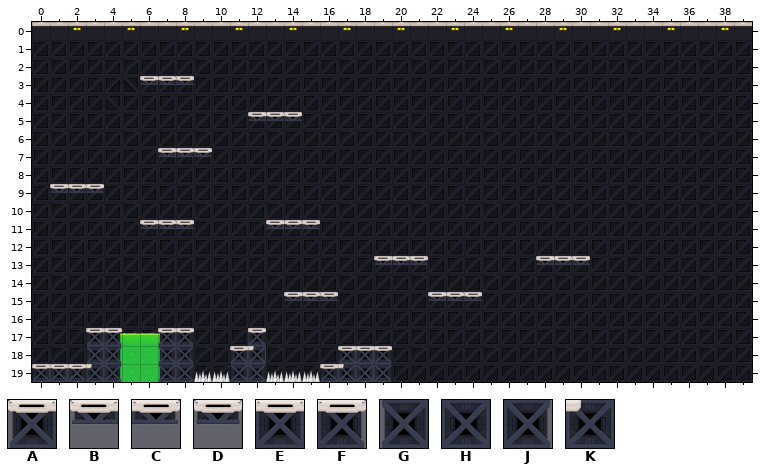
Tiled map, stored at Resources/maps/map.tmx. Above is the file before it was changed.
Cells are 256x256 px. Shown: x 0..39, y 0..19.
Key: from "tiles": A 12, B 15, C 16, D 17, E 18, F 19, G 20, H 21, J 22, K 23.
_ is an empty cell.
Layers that did not change in this view are not listed.
Layer "walk" before, first column x 0:
 0 ___________________________
 1 ___________________________
 2 ___________________________
 3 ______BDC__________________
 4 ___________________________
 5 ____________BDC____________
 6 ___________________________
 7 _______BDC_________________
 8 ___________________________
 9 _BDC_______________________
10 ___________________________
11 ______BDC____BDC___________
12 ___________________________
13 ___________________BDC_____
14 ___________________________
15 ______________BDC_____BDC__
The same view after the edit:
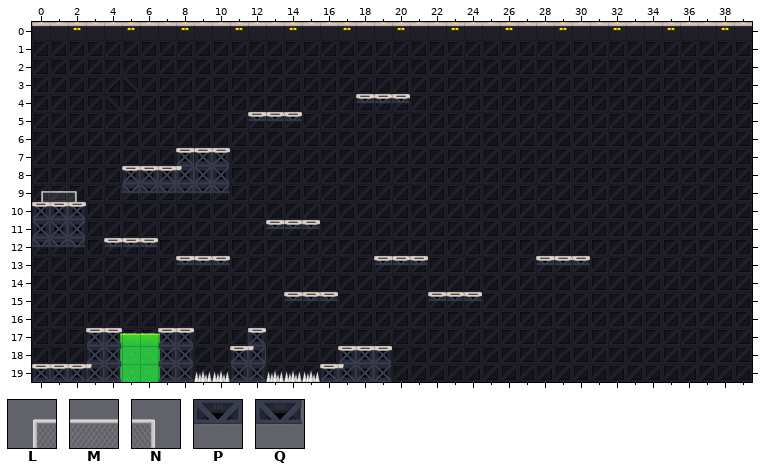
Further tiles: from "tiles": L 8, M 9, N 10, P 13, Q 14.
Tiles of an added or newly shown layer are drawn over the layers below it.
Changes in this commit:
Layer "walk":
y 3: x 6..8 BDC -> ___
y 4: x 18..20 ___ -> BDC
y 7: x 7..10 BDC_ -> _AAF
y 8: x 5..10 ______ -> AEEKHJ
y 9: x 1..3 BDC -> ___; x 5..10 ______ -> PPPPPQ
y 10: x 0..2 ___ -> AEF
y 11: x 0..2 ___ -> GHJ; x 6..8 BDC -> ___
y 12: x 0..2 ___ -> PPQ; x 4..6 ___ -> BDC
y 13: x 8..10 ___ -> BDC
Layer "front" (added):
y 9: x 0..2 ___ -> LMN
